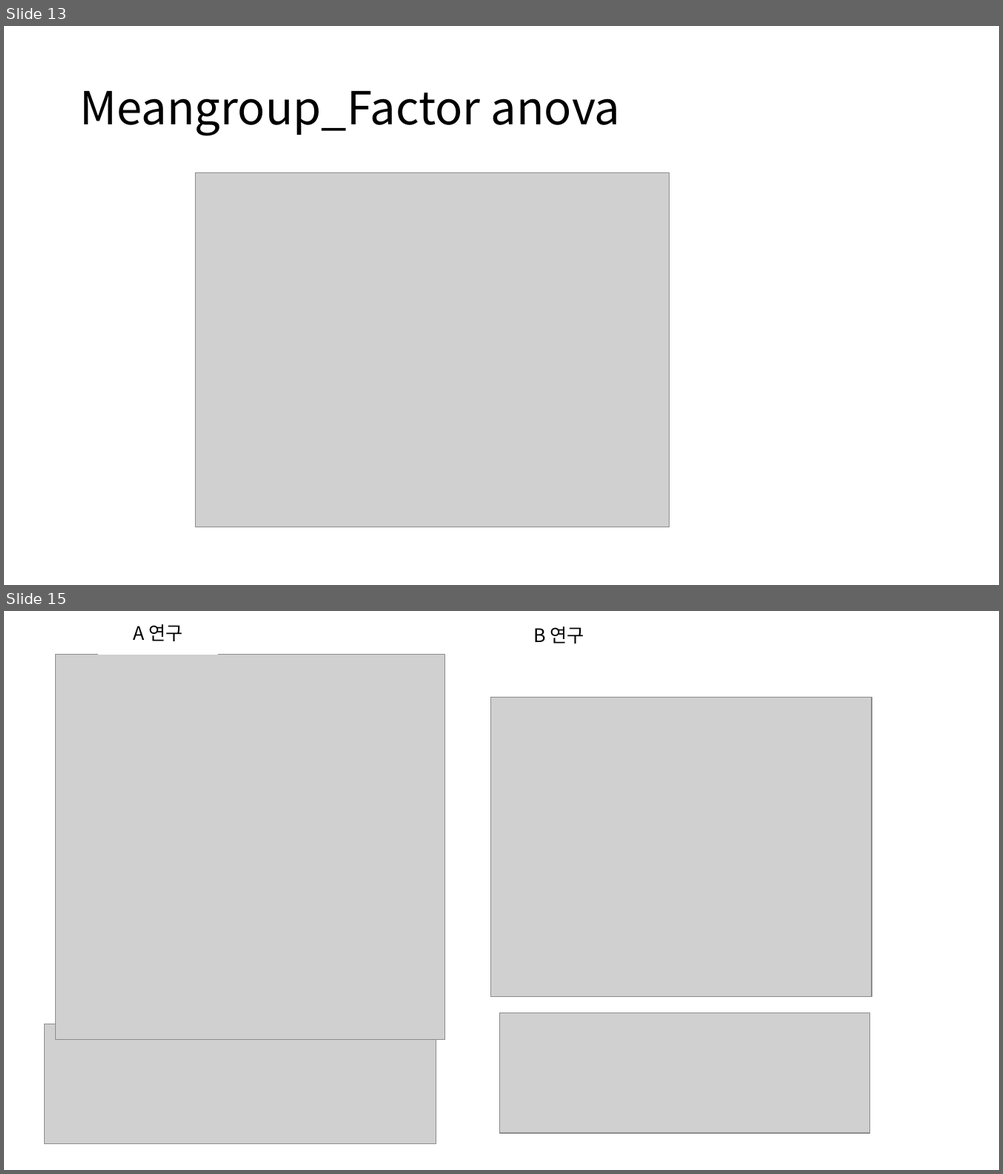
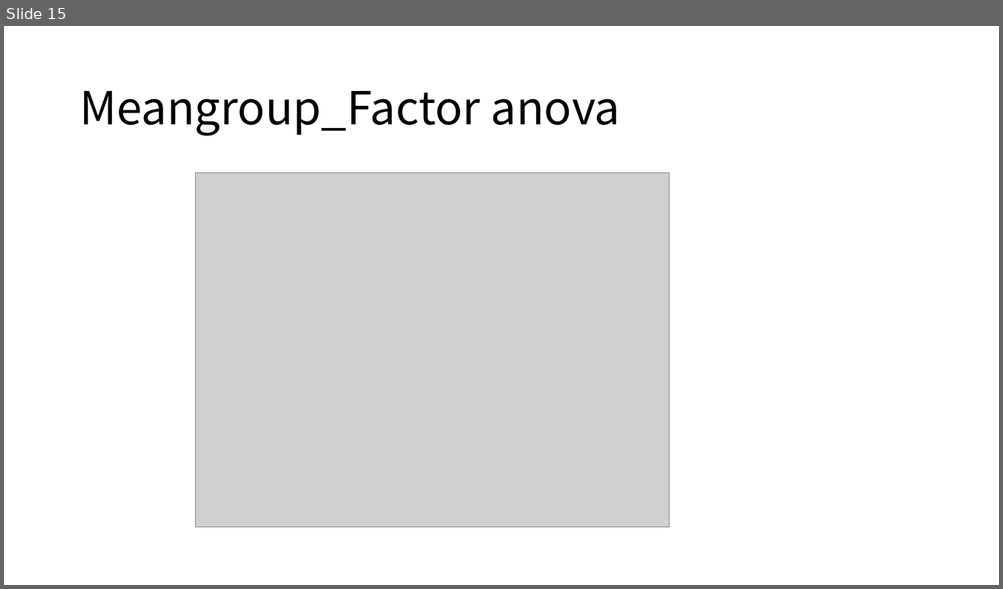
Before and after one commit to mercyme12/EL, a slide deck: main_results.pptx. Shown one above the other, each under a label of ours: slides 13 and 15 before the commit, slide 15 after it; the slides between them are not shown. The pictures are 1003x1174 and 1003x589 pixels, drawn with LibreOffice and Linux fonts; fonts in the diff are those of the drawing; grey boxes stand for pictures. Boxes give left, top, right and bottom in pixels: in the first picture for what was removed or moved away, otherwise in the second. Text is boxed around its words. In the diff, an @@ line names an element or a change of style, - is before the commit and + after.

```diff
--- a/main_results.pptx
+++ b/main_results.pptx
@@ slide 15 removed at [4,611,999,1170], background #FFFFFF @@
@@ rectangle removed at [98,611,217,654] @@
-A 연구
@@ rectangle removed at [499,613,619,657] @@
-B 연구
@@ picture removed at [56,654,445,1040] @@
@@ picture removed at [490,698,871,997] @@
@@ picture removed at [44,1025,436,1145] @@
@@ picture removed at [499,1013,870,1133] @@
@@ what was slide 13 is now slide 15 @@
```
Also in this commit, not shown: 6 slides changed, 5 slides added, 3 other slides removed, 27 other files.
